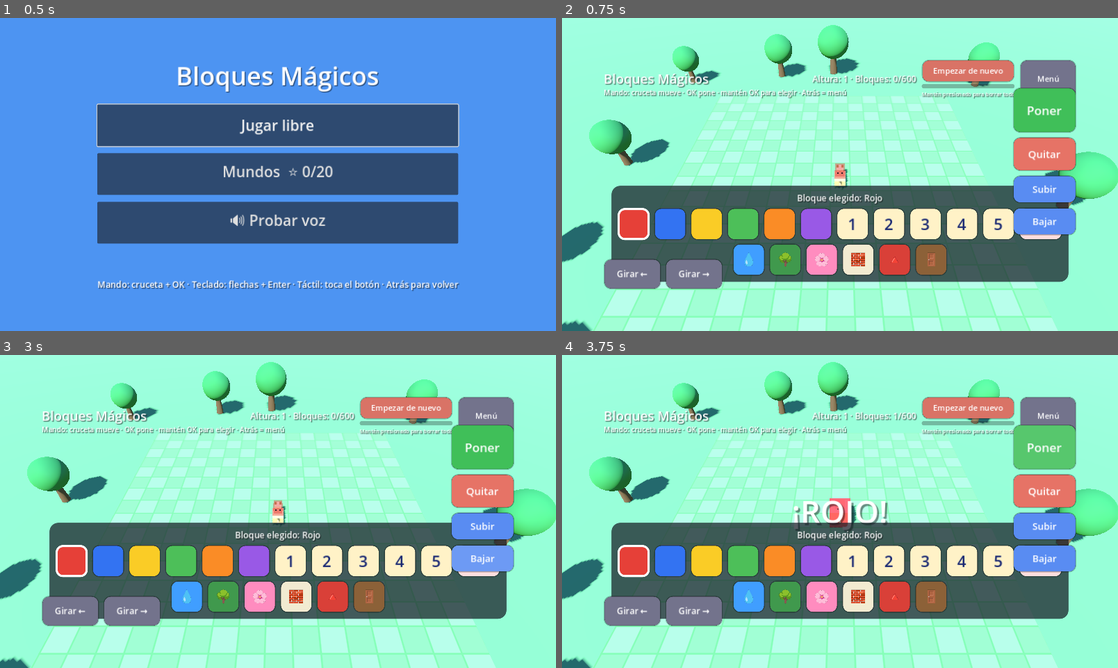
Above: before the commit, frames 1-4 (two rows, left to right).
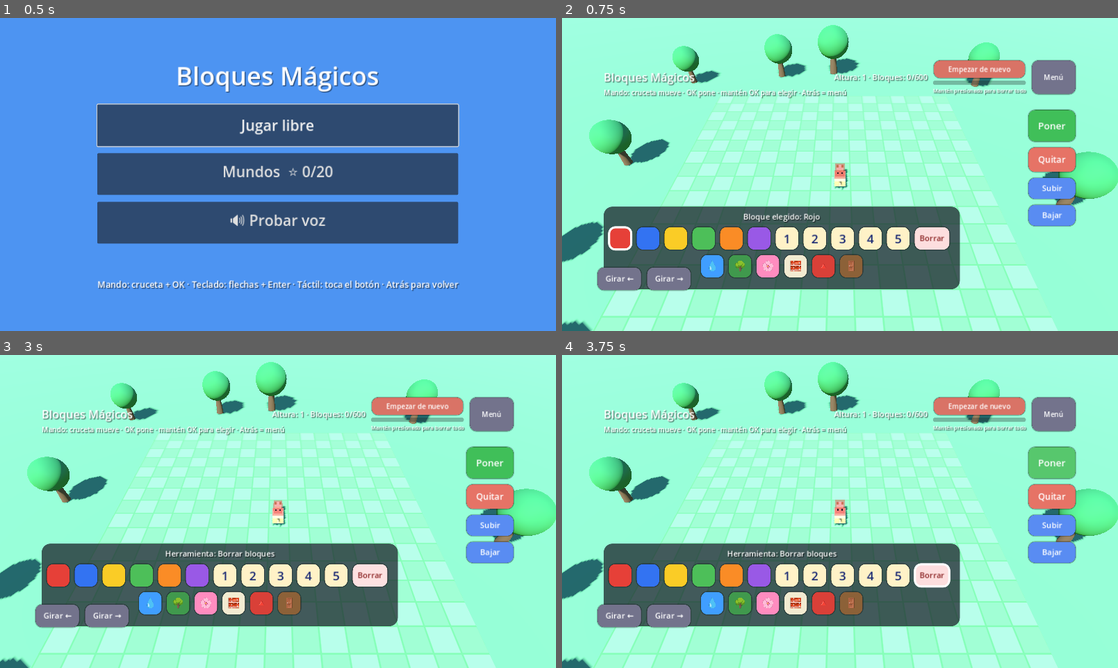
Above: after the commit, the same moments.

Repository: miguelithoruiz1/bloques-magicos
Game: Godot game, scene res://menu.tscn
The game is run twice, just before and just after one commit, with the same random seed, the same clock (stepped at 60 frames per second) and the same inputs.
Inputs:
- Up to frame 1 (0.5 s): no input
- Up to frame 2 (0.75 s): click "Jugar libre" at 0.5 s
- Up to frame 3 (3 s): click "Menú" at 1.25 s; click "Jugar libre" at 2 s; click "Borrar" at 2.75 s
- Up to frame 4 (3.75 s): click "Poner" at 3.5 s

Frame 1 is identical in both runs. In frame 2, 27% of the frame differs, in the area x 6-93%, y 13-88%; in frame 3, 27%; in frame 4, 28%.

Commit message:
1.7.0: puerta real, botones abajo-izquierda, sol/luna por palabra

Diff:
--- a/project.godot
+++ b/project.godot
@@ -12,7 +12,7 @@
 
 config/name="Bloques Mágicos"
 config/description="Constructor de bloques 3D educativo y seguro para niños de 5 años. Sin red, sin anuncios, sin cuentas."
-config/version="1.6.0"
+config/version="1.7.0"
 run/main_scene="res://menu.tscn"
 config/features=PackedStringArray("4.3", "GL Compatibility")
 config/icon="res://icon.svg"
--- a/scripts/main.gd
+++ b/scripts/main.gd
@@ -121,6 +121,11 @@
 var _ghost_eye_material: StandardMaterial3D
 var _ghost_label: Label3D
 var _ghost_state := ""
+
+# Fase 1: cuerpos del cielo (sol/luna por palabra). Se crean en
+# _build_environment y empiezan ocultos.
+var _sun_body = null
+var _moon_body = null
 
 var _palette = null
 var _move_timer := 0.0
@@ -847,6 +852,7 @@
 		# En un nivel, «Empezar de nuevo» reinicia el nivel, no el mundo.
 		_level_placed.clear()
 		_level_completed = false
+		_hide_sky_bodies()
 		_palette.hide_celebration()
 		_palette.set_goal(_level_instruction_text())
 		speak(_level_instruction_voice())
@@ -956,6 +962,9 @@
 	elif tipo == "flor":
 		# 1.3: flor decorativa procedural (tallo + pétalos) en la celda.
 		_spawn_flower(root)
+	elif tipo == "puerta":
+		# Fase 1: puerta real (marco + abertura), no un cubo café.
+		_spawn_door(root)
 	else:
 		var mi := MeshInstance3D.new()
 		mi.mesh = _box_mesh
@@ -1032,6 +1041,40 @@
 	head.material_override = _flower_material
 	head.position = Vector3(0.0, 0.22, 0.0)
 	parent.add_child(head)
+
+
+## Puerta real (Fase 1): marco de 4 postes en las esquinas + anillo
+## superior, con el centro ABIERTO. Se lee como puerta desde los 4 lados
+## (las casas se construyen en cualquier dirección) y es coherente con
+## la colisión: la celda ya era transitable (ver _walk_blocked: la
+## puerta es la entrada a la casa). No cambia el guardado: el tipo
+## sigue siendo "puerta".
+func _spawn_door(parent: Node3D) -> void:
+	for sx in [-0.41, 0.41]:
+		for sz in [-0.41, 0.41]:
+			var post := MeshInstance3D.new()
+			var pm := BoxMesh.new()
+			pm.size = Vector3(0.18, 1.0, 0.18)
+			post.mesh = pm
+			post.material_override = _door_material
+			post.position = Vector3(sx, 0.0, sz)
+			parent.add_child(post)
+	for sz in [-0.41, 0.41]:
+		var beam_x := MeshInstance3D.new()
+		var bm_x := BoxMesh.new()
+		bm_x.size = Vector3(1.0, 0.18, 0.18)
+		beam_x.mesh = bm_x
+		beam_x.material_override = _door_material
+		beam_x.position = Vector3(0.0, 0.41, sz)
+		parent.add_child(beam_x)
+	for sx in [-0.41, 0.41]:
+		var beam_z := MeshInstance3D.new()
+		var bm_z := BoxMesh.new()
+		bm_z.size = Vector3(0.18, 0.18, 1.0)
+		beam_z.mesh = bm_z
+		beam_z.material_override = _door_material
+		beam_z.position = Vector3(sx, 0.41, 0.0)
+		parent.add_child(beam_z)
 
 
 ## El texto (número o letra) se dibuja con Label3D en la cara superior
@@ -1220,6 +1263,43 @@
 	sun.shadow_enabled = true
 	add_child(sun)
 
+	# Fase 1: sol y luna visibles para las palabras SOL y LUNA. Empiezan
+	# ocultos; solo se muestran al completar la palabra (ver
+	# _complete_level). Son mallas simples con emisión, sin TTS ni
+	# micrófono, y quedan en el mismo punto alto del cielo (solo uno
+	# visible a la vez).
+	var sky_bodies := Node3D.new()
+	sky_bodies.name = "SkyBodies"
+	add_child(sky_bodies)
+	_sun_body = MeshInstance3D.new()
+	var sun_mesh := SphereMesh.new()
+	sun_mesh.radius = 3.0
+	sun_mesh.height = 6.0
+	_sun_body.mesh = sun_mesh
+	var sun_mat := StandardMaterial3D.new()
+	sun_mat.albedo_color = Color(1.0, 0.85, 0.15)
+	sun_mat.emission_enabled = true
+	sun_mat.emission = Color(1.0, 0.8, 0.2)
+	sun_mat.emission_energy_multiplier = 1.5
+	_sun_body.material_override = sun_mat
+	_sun_body.position = Vector3(8.0, 24.0, -26.0)
+	_sun_body.visible = false
+	sky_bodies.add_child(_sun_body)
+	_moon_body = MeshInstance3D.new()
+	var moon_mesh := SphereMesh.new()
+	moon_mesh.radius = 2.2
+	moon_mesh.height = 4.4
+	_moon_body.mesh = moon_mesh
+	var moon_mat := StandardMaterial3D.new()
+	moon_mat.albedo_color = Color(0.9, 0.93, 1.0)
+	moon_mat.emission_enabled = true
+	moon_mat.emission = Color(0.75, 0.8, 0.95)
+	moon_mat.emission_energy_multiplier = 0.8
+	_moon_body.material_override = moon_mat
+	_moon_body.position = Vector3(8.0, 24.0, -26.0)
+	_moon_body.visible = false
+	sky_bodies.add_child(_moon_body)
+
 
 func _build_ground() -> void:
 	var apron := MeshInstance3D.new()
@@ -1396,6 +1476,7 @@
 	_level_def = LevelsData.get_nivel(GameState.mundo, GameState.nivel)
 	_level_placed = []
 	_level_completed = false
+	_hide_sky_bodies()
 	_level_progress = ProgressSave.load_progress()
 	_level_target = -1
 	var tipo := String(_level_def.get("tipo", ""))
@@ -1506,7 +1587,38 @@
 		speak("¡Muy bien! ¡Ganaste una estrella! ¡Completaste el mundo " + mundo_nombre + "! ¡Eres increíble!", "frase_mundo_completo")
 	else:
 		speak("¡Muy bien! ¡Ganaste una estrella!", "frase_muy_bien")
+	# Fase 1: si el nivel era una palabra, su astro sale en el cielo.
+	# Solo visual: el anuncio grande ya es la garantía sin TTS. Si la
+	# palabra no es SOL ni LUNA, ambos cuerpos quedan ocultos.
+	if String(_level_def.get("tipo", "")) == "palabra":
+		var letras_palabra: Array = _level_def.get("params", {}).get("letras", [])
+		var palabra := ""
+		for li in letras_palabra:
+			var idx := clampi(int(li), 0, LevelsData.LETRAS.size() - 1)
+			palabra += String(LevelsData.LETRAS[idx])
+		_set_sky_word(palabra)
+		if palabra == "SOL":
+			_palette.show_announcement("¡Salió el SOL! ☀️")
+		elif palabra == "LUNA":
+			_palette.show_announcement("¡Salió la LUNA! 🌙")
 	_update_level_info()
+
+
+## Fase 1: muestra el astro de la palabra en el cielo. SOL = sol visible,
+## LUNA = luna visible; cualquier otra palabra oculta ambos. Solo visual:
+## no usa micrófono, ni TTS, ni clips de audio.
+func _set_sky_word(palabra: String) -> void:
+	if _sun_body != null:
+		_sun_body.visible = (palabra == "SOL")
+	if _moon_body != null:
+		_moon_body.visible = (palabra == "LUNA")
+
+
+func _hide_sky_bodies() -> void:
+	if _sun_body != null:
+		_sun_body.visible = false
+	if _moon_body != null:
+		_moon_body.visible = false
 
 
 ## Vuelve al menú inicial. En juego libre guarda antes si hay cambios;
--- a/scripts/palette_ui.gd
+++ b/scripts/palette_ui.gd
@@ -205,7 +205,7 @@
 	title.text = "Bloques Mágicos"
 	title.vertical_alignment = VERTICAL_ALIGNMENT_CENTER
 	title.mouse_filter = Control.MOUSE_FILTER_IGNORE
-	_style_label(title, 30)
+	_style_label(title, 26)
 	top.add_child(title)
 
 	var spacer := Control.new()
@@ -217,7 +217,7 @@
 	_info_label.text = "Altura: 1 · Bloques: 0/600"
 	_info_label.vertical_alignment = VERTICAL_ALIGNMENT_CENTER
 	_info_label.mouse_filter = Control.MOUSE_FILTER_IGNORE
-	_style_label(_info_label, 20)
+	_style_label(_info_label, 18)
 	top.add_child(_info_label)
 
 	var reset_box := VBoxContainer.new()
@@ -225,7 +225,7 @@
 	reset_box.add_theme_constant_override("separation", 4)
 	top.add_child(reset_box)
 
-	_reset_button = _make_button("Empezar de nuevo", Vector2(196, 52), 18)
+	_reset_button = _make_button("Empezar de nuevo", Vector2(160, 44), 16)
 	_apply_button_colors(_reset_button, Color(0.85, 0.45, 0.40))
 	reset_box.add_child(_reset_button)
 
@@ -234,7 +234,7 @@
 	_reset_bar.max_value = HOLD_SECONDS
 	_reset_bar.value = 0.0
 	_reset_bar.show_percentage = false
-	_reset_bar.custom_minimum_size = Vector2(196, 10)
+	_reset_bar.custom_minimum_size = Vector2(160, 10)
 	_reset_bar.mouse_filter = Control.MOUSE_FILTER_IGNORE
 	reset_box.add_child(_reset_bar)
 
@@ -244,7 +244,7 @@
 	_style_label(hint, 12)
 	reset_box.add_child(hint)
 
-	var menu_button := _make_button("Menú", Vector2(130, 52), 18)
+	var menu_button := _make_button("Menú", Vector2(104, 44), 16)
 	_apply_button_colors(menu_button, Color(0.45, 0.45, 0.55))
 	menu_button.pressed.connect(func() -> void: menu_requested.emit())
 	top.add_child(menu_button)
@@ -340,24 +340,27 @@
 
 
 func _build_palette(root: Control) -> void:
-	var center := CenterContainer.new()
-	center.set_anchors_preset(Control.PRESET_BOTTOM_WIDE)
-	# 1.2.2: alto para 2 filas (254 px de panel, se conserva) + margen
-	# seguro de 96 px abajo (antes 64 px; el top baja a -350 para no
-	# encoger el panel). Con una sola fila el panel queda centrado.
-	center.offset_top = -350.0
-	center.offset_bottom = -96.0
-	center.mouse_filter = Control.MOUSE_FILTER_IGNORE
-	root.add_child(center)
+	# Fase 1: paleta anclada abajo a la IZQUIERDA (antes centrada a lo
+	# ancho): el centro de la vista de construcción queda libre. El
+	# margen anti-overscan de 96 px se conserva.
+	var dock := Control.new()
+	dock.set_anchors_preset(Control.PRESET_BOTTOM_LEFT)
+	dock.offset_left = 96.0
+	dock.offset_top = -286.0
+	dock.offset_right = 916.0
+	dock.offset_bottom = -96.0
+	dock.mouse_filter = Control.MOUSE_FILTER_IGNORE
+	root.add_child(dock)
 
 	var panel := PanelContainer.new()
+	panel.set_anchors_preset(Control.PRESET_FULL_RECT)
 	panel.mouse_filter = Control.MOUSE_FILTER_IGNORE
 	var panel_style := StyleBoxFlat.new()
 	panel_style.bg_color = Color(0.08, 0.10, 0.14, 0.72)
 	panel_style.set_corner_radius_all(20)
-	panel_style.set_content_margin_all(14.0)
+	panel_style.set_content_margin_all(10.0)
 	panel.add_theme_stylebox_override("panel", panel_style)
-	center.add_child(panel)
+	dock.add_child(panel)
 
 	var vbox := VBoxContainer.new()
 	vbox.mouse_filter = Control.MOUSE_FILTER_IGNORE
@@ -367,16 +370,16 @@
 	_selection_label = Label.new()
 	_selection_label.horizontal_alignment = HORIZONTAL_ALIGNMENT_CENTER
 	_selection_label.mouse_filter = Control.MOUSE_FILTER_IGNORE
-	_style_label(_selection_label, 20)
+	_style_label(_selection_label, 18)
 	vbox.add_child(_selection_label)
 
 	var row := HBoxContainer.new()
 	row.mouse_filter = Control.MOUSE_FILTER_IGNORE
-	row.add_theme_constant_override("separation", 10)
+	row.add_theme_constant_override("separation", 8)
 	vbox.add_child(row)
 
 	for i in range(COLOR_DATA.size()):
-		var b := _make_button("", Vector2(74, 74), 30)
+		var b := _make_button("", Vector2(56, 56), 30)
 		row.add_child(b)
 		var entry_c := {
 			"button": b, "modo": "color", "dato": i,
@@ -388,7 +391,7 @@
 		b.pressed.connect(_on_palette_pressed.bind("color", i))
 
 	for n in range(1, 6):
-		var b := _make_button(str(n), Vector2(74, 74), 36)
+		var b := _make_button(str(n), Vector2(56, 56), 28)
 		b.add_theme_color_override("font_color", NUMBER_FG)
 		b.add_theme_color_override("font_hover_color", NUMBER_FG)
 		b.add_theme_color_override("font_pressed_color", NUMBER_FG)
@@ -401,7 +404,7 @@
 		_base_buttons.append(entry_n)
 		b.pressed.connect(_on_palette_pressed.bind("numero", n))
 
-	var eraser := _make_button("Borrar", Vector2(100, 74), 20)
+	var eraser := _make_button("Borrar", Vector2(84, 56), 18)
 	eraser.add_theme_color_override("font_color", ERASER_FG)
 	eraser.add_theme_color_override("font_hover_color", ERASER_FG)
 	eraser.add_theme_color_override("font_pressed_color", ERASER_FG)
@@ -418,12 +421,12 @@
 	# Letras; al mostrarse entra también en la navegación con mando.
 	_letters_row = HBoxContainer.new()
 	_letters_row.mouse_filter = Control.MOUSE_FILTER_IGNORE
-	_letters_row.add_theme_constant_override("separation", 10)
+	_letters_row.add_theme_constant_override("separation", 8)
 	_letters_row.alignment = BoxContainer.ALIGNMENT_CENTER
 	_letters_row.visible = false
 	vbox.add_child(_letters_row)
 	for li in range(LETTER_DATA.size()):
-		var lb := _make_button(String(LETTER_DATA[li]), Vector2(74, 74), 36)
+		var lb := _make_button(String(LETTER_DATA[li]), Vector2(56, 56), 28)
 		lb.add_theme_color_override("font_color", LETTER_FG)
 		lb.add_theme_color_override("font_hover_color", LETTER_FG)
 		lb.add_theme_color_override("font_pressed_color", LETTER_FG)
@@ -441,12 +444,12 @@
 	# porque sus entradas van en _base_buttons (filtro "libre").
 	_libre_row = HBoxContainer.new()
 	_libre_row.mouse_filter = Control.MOUSE_FILTER_IGNORE
-	_libre_row.add_theme_constant_override("separation", 10)
+	_libre_row.add_theme_constant_override("separation", 8)
 	_libre_row.alignment = BoxContainer.ALIGNMENT_CENTER
 	vbox.add_child(_libre_row)
 	for entry_def in LIBRE_DATA:
 		var modo_l := String(entry_def["modo"])
-		var nb := _make_button(String(entry_def["emoji"]), Vector2(74, 74), 36)
+		var nb := _make_button(String(entry_def["emoji"]), Vector2(56, 56), 28)
 		_libre_row.add_child(nb)
 		var entry_l := {
 			"button": nb, "modo": modo_l, "dato": 0,
@@ -461,37 +464,37 @@
 	_tv_hint_label.horizontal_alignment = HORIZONTAL_ALIGNMENT_CENTER
 	_tv_hint_label.mouse_filter = Control.MOUSE_FILTER_IGNORE
 	_tv_hint_label.visible = false
-	_style_label(_tv_hint_label, 18)
+	_style_label(_tv_hint_label, 16)
 	vbox.add_child(_tv_hint_label)
 
 
 func _build_action_buttons(root: Control) -> void:
 	var actions := VBoxContainer.new()
 	actions.set_anchors_preset(Control.PRESET_CENTER_RIGHT)
-	actions.offset_left = -242.0
+	actions.offset_left = -208.0
 	actions.offset_right = -96.0
-	actions.offset_top = -200.0
-	actions.offset_bottom = 200.0
+	actions.offset_top = -150.0
+	actions.offset_bottom = 150.0
 	actions.mouse_filter = Control.MOUSE_FILTER_IGNORE
 	actions.add_theme_constant_override("separation", 10)
 	root.add_child(actions)
 
-	var place_b := _make_button("Poner", Vector2(146, 104), 28)
+	var place_b := _make_button("Poner", Vector2(112, 76), 22)
 	_apply_button_colors(place_b, Color(0.25, 0.75, 0.35))
 	place_b.pressed.connect(func() -> void: place_requested.emit())
 	actions.add_child(place_b)
 
-	var remove_b := _make_button("Quitar", Vector2(146, 78), 24)
+	var remove_b := _make_button("Quitar", Vector2(112, 60), 20)
 	_apply_button_colors(remove_b, Color(0.90, 0.45, 0.40))
 	remove_b.pressed.connect(func() -> void: remove_requested.emit())
 	actions.add_child(remove_b)
 
-	var up_b := _make_button("Subir", Vector2(146, 64), 22)
+	var up_b := _make_button("Subir", Vector2(112, 52), 18)
 	_apply_button_colors(up_b, Color(0.35, 0.55, 0.95))
 	up_b.pressed.connect(func() -> void: up_requested.emit())
 	actions.add_child(up_b)
 
-	var down_b := _make_button("Bajar", Vector2(146, 64), 22)
+	var down_b := _make_button("Bajar", Vector2(112, 52), 18)
 	_apply_button_colors(down_b, Color(0.35, 0.55, 0.95))
 	down_b.pressed.connect(func() -> void: down_requested.emit())
 	actions.add_child(down_b)
@@ -500,21 +503,21 @@
 func _build_rotate_buttons(root: Control) -> void:
 	var rot_box := HBoxContainer.new()
 	rot_box.set_anchors_preset(Control.PRESET_BOTTOM_LEFT)
-	rot_box.offset_left = 96.0
-	rot_box.offset_top = -166.0
-	rot_box.offset_right = 382.0
+	rot_box.offset_left = 80.0
+	rot_box.offset_top = -148.0
+	rot_box.offset_right = 298.0
 	rot_box.offset_bottom = -96.0
 	rot_box.mouse_filter = Control.MOUSE_FILTER_IGNORE
 	rot_box.add_theme_constant_override("separation", 10)
 	root.add_child(rot_box)
 
-	var rot_l := _make_button("Girar ←", Vector2(132, 70), 20)
+	var rot_l := _make_button("Girar ←", Vector2(104, 56), 18)
 	_apply_button_colors(rot_l, Color(0.45, 0.45, 0.55))
 	rot_l.button_down.connect(_on_rotate_down.bind(1.0))
 	rot_l.button_up.connect(_on_rotate_up)
 	rot_box.add_child(rot_l)
 
-	var rot_r := _make_button("Girar →", Vector2(132, 70), 20)
+	var rot_r := _make_button("Girar →", Vector2(104, 56), 18)
 	_apply_button_colors(rot_r, Color(0.45, 0.45, 0.55))
 	rot_r.button_down.connect(_on_rotate_down.bind(-1.0))
 	rot_r.button_up.connect(_on_rotate_up)
